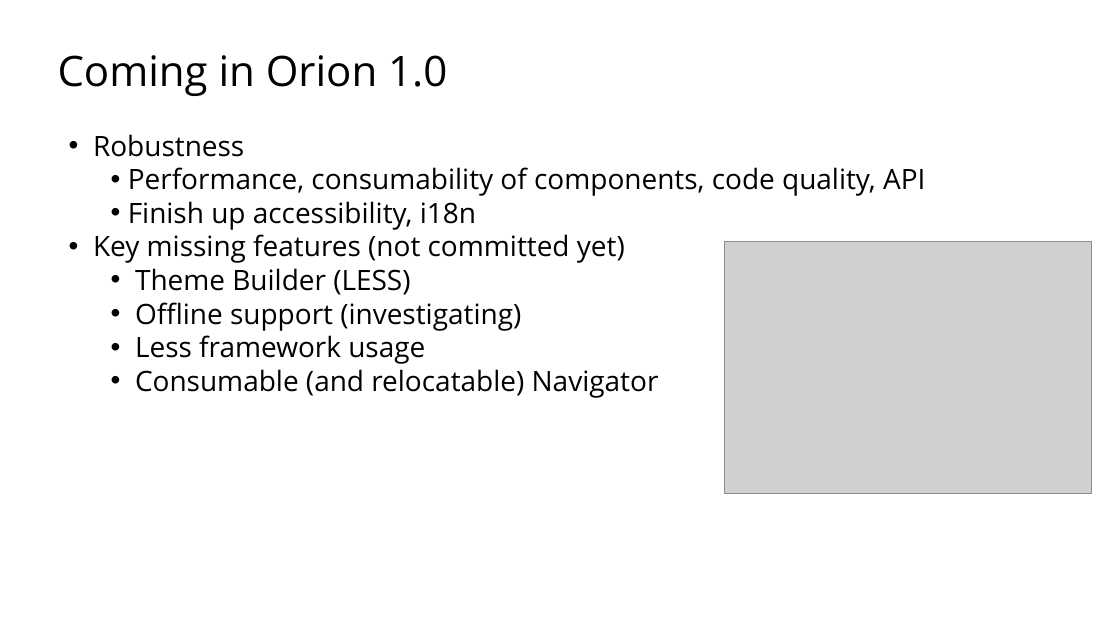
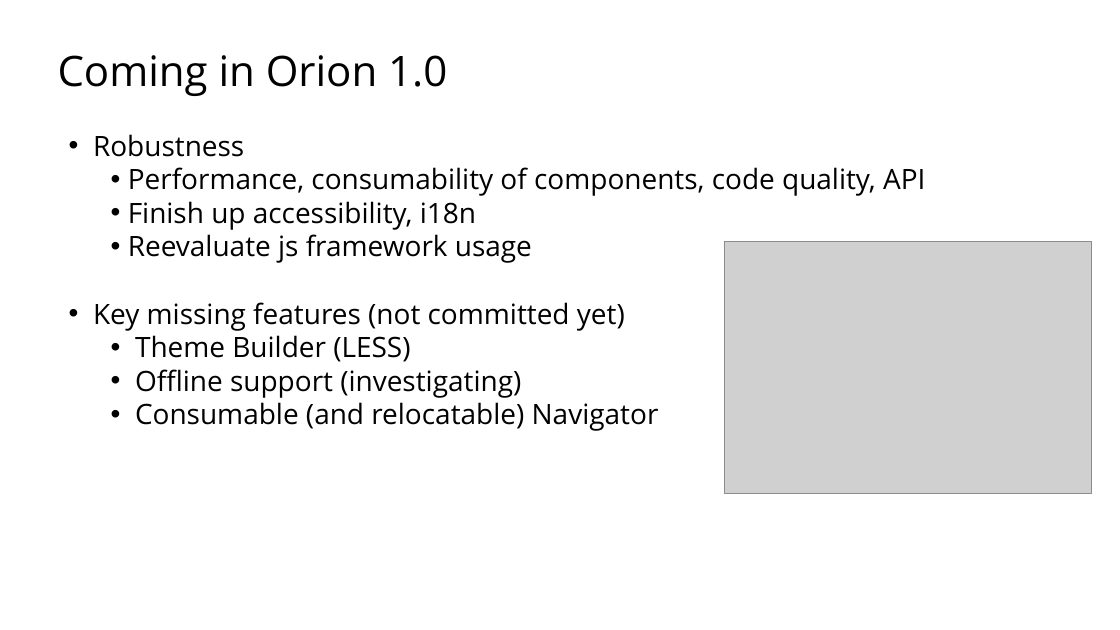
Before and after one commit to sfmccourt/oscon, a slide deck: slide 12 of osconorion.odp (slide 11 before the commit). Drawn at 1120x630 pixels with LibreOffice and Linux fonts; fonts in the diff are those of the drawing; grey boxes stand for pictures; background and template pictures are left out. Boxes give left, top, right and bottom in pixels: in the first picture for what was removed or moved away, otherwise in the second. Text is boxed around its words. In the diff, an @@ line names an element or a change of style, - is before the commit and + after.

```diff
--- a/osconorion.odp
+++ b/osconorion.odp
@@ text at (x1=128, y1=234, x2=532, y2=263): paragraph added @@
+      • Reevaluate js framework usage
@@ text at (x1=135, y1=335, x2=425, y2=364): paragraph removed @@
-      • Less framework usage
```
Also in this commit, not shown: 1 other slide changed, 2 slides added, 1 slide removed, 1 other file.
